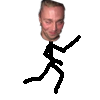
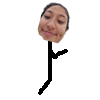
Two versions of the same layered image (100 x 100). Layer-by-layer changes:
added group "charlie" with 6 layers above "og" over [23, 1, 81, 95]
added layer "Layer 8 copy 2" in group "charlie" over [37, 1, 71, 44]
added layer "3" (6th of 10, in "charlie") in group "charlie" over [38, 38, 68, 95]
showed group "og" (3 layers) over [23, 5, 81, 95]
hid group "maciek" (6 layers) over [23, 0, 81, 95]
